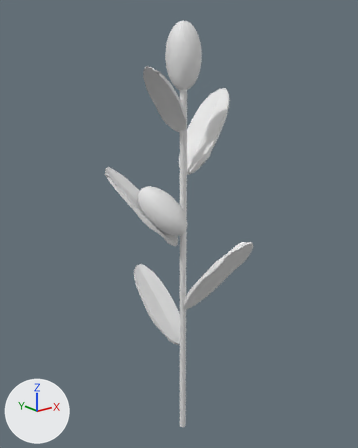
The FBX model FarmingSimulator/Assets/Models/FBX Files/corn.fbx as it was, and as the next commit left it.
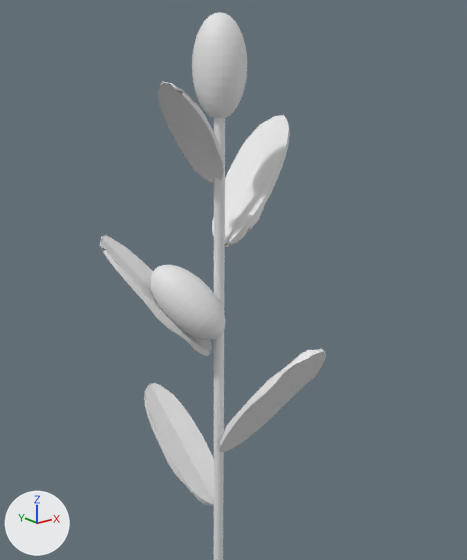
The first picture shows the older version from a 50 mm camera at (-4.0, -4.91, 5.22) aimed at (0.09, 0.2, 3.17). The close-ups show both versions on the part from 11% to 97% of the width and 3% to 85% of the height of that picture. The axes (+X, +Y, +Z) are drawn at lower left. The lights are the same throughout. Where no turn or scale is listed for an object, it has been applied to the vertices.

The scene before the commit, as lines of its bpy script (objects in view):
```python
me_cylinder = bpy.data.meshes.new('Cylinder')
me_cylinder.from_pydata(...)  # a 32-sided cylinder along z spanning x -0.05..0.05, y -0.04..0.04, z -2.55..2.55
me_cylinder_002 = bpy.data.meshes.new('Cylinder.002')
me_cylinder_002.from_pydata(...)  # 97 vertices, 63 faces; spans x -1.01..1.0, y -1.0..1.01, z -10.57..1.37
me_sphere_001 = bpy.data.meshes.new('Sphere.001')
me_sphere_001.from_pydata(...)  # 482 vertices, 512 faces; spans x -0.264..0.264, y -0.296..0.296, z -0.318..0.318
ob_cylinder = bpy.data.objects.new('Cylinder', me_cylinder)
ob_cylinder.location = (0.0, 0.0, 2.565)
ob_cylinder_002 = bpy.data.objects.new('Cylinder.002', me_cylinder_002)
ob_cylinder_002.location = (-0.411, 0.401, 3.442)
ob_cylinder_002.rotation_euler = (0.0, 0.78, -0.886)  # degrees (0, 45, -51)
ob_cylinder_002.scale = (-0.696, -0.243, -0.00732)
ob_sphere_001 = bpy.data.objects.new('Sphere.001', me_sphere_001)
ob_sphere_001.location = (-0.253, 0.114, 3.435)
# also in view: 'Cylinder.003' at (0.24, -0.42, 2.54); 'Cylinder.004' at (0.51, 0.16, 4.43); 'Sphere' at (0.0, 0.0, 5.36); 'Cylinder.005' at (-0.35, -0.11, 4.84); 'Cylinder.001' at (-0.07, 0.48, 1.9)
```
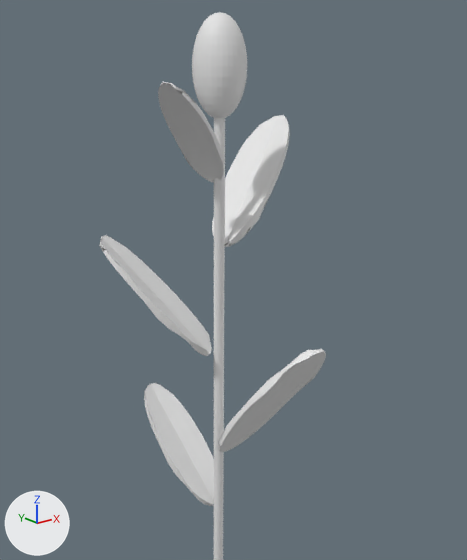
Pixel boxes [x1, y1, x2, y2] of what changed, in the close-ups (467 x 560 px):
'Sphere.001', deleted
    before: [150, 265, 225, 340]

Patch to the scene script:
```diff
--- a/FarmingSimulator/Assets/Models/FBX Files/corn.fbx.py
+++ b/FarmingSimulator/Assets/Models/FBX Files/corn.fbx.py
@@ ob_sphere_001 @@
-ob_sphere_001 = bpy.data.objects.new('Sphere.001', me_sphere_001)
-ob_sphere_001.location = (-0.253, 0.114, 3.435)
```
